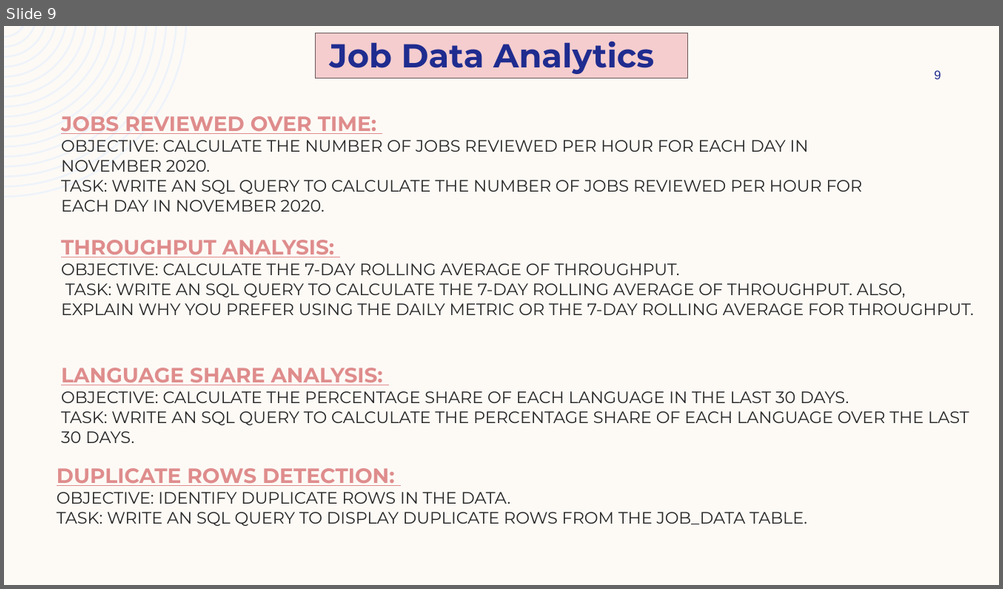
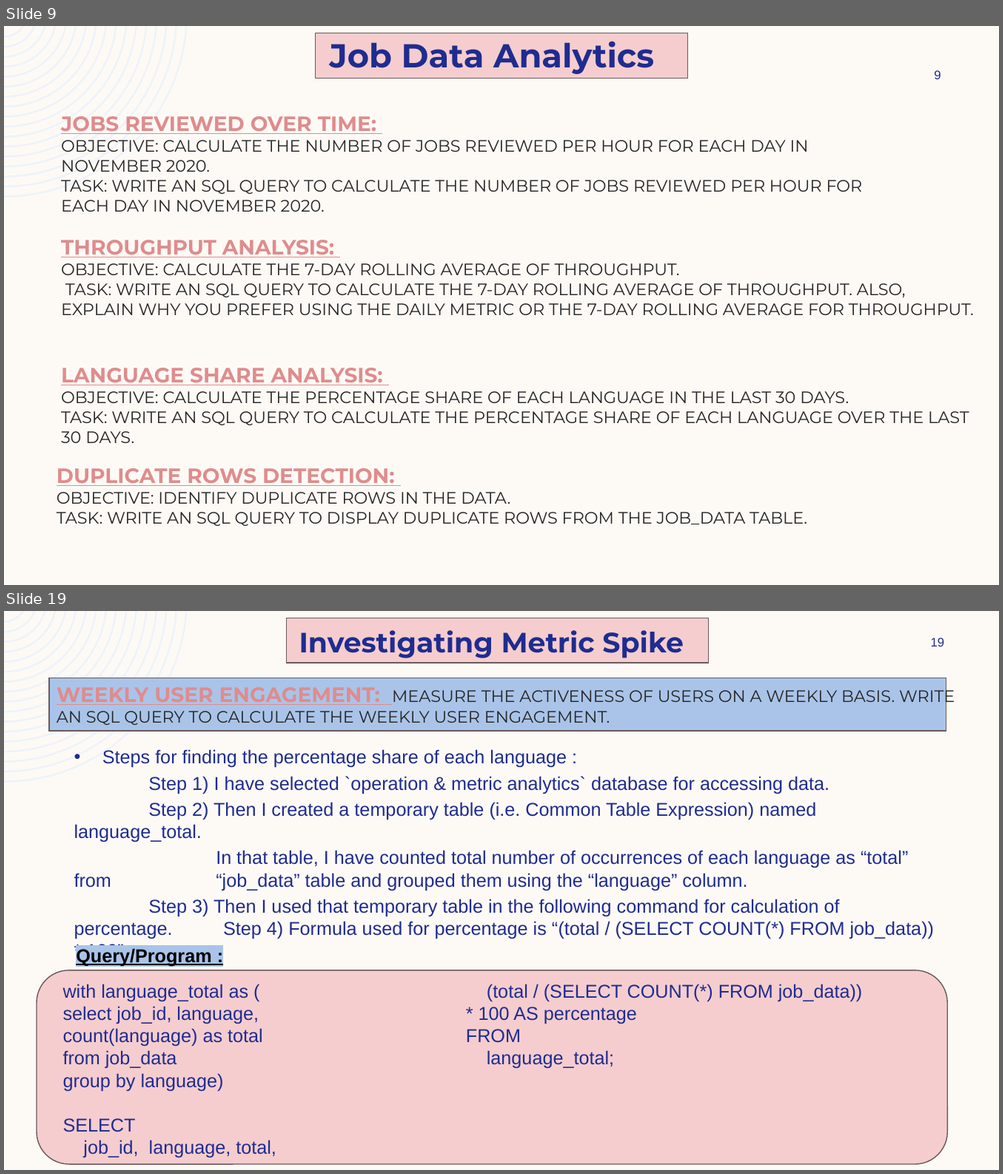
Before and after one commit to ShindeYash/Operation_and_Metric_Analytics, a slide deck: Report - Operation_and_Metric_Analytics.pptx. Shown one above the other, each under a label of ours: slide 9 before the commit, slides 9 and 19 after it; the slides between them are not shown. The pictures are 1003x589 and 1003x1174 pixels, drawn with LibreOffice and Linux fonts; fonts in the diff are those of the drawing. Boxes give left, top, right and bottom in pixels: in the first picture for what was removed or moved away, otherwise in the second. Text is boxed around its words. In the diff, an @@ line names an element or a change of style, - is before the commit and + after.

```diff
--- a/Report - Operation_and_Metric_Analytics.pptx
+++ b/Report - Operation_and_Metric_Analytics.pptx
@@ slide 19 added at (4,611,999,1170), background #FDFAF6; not listed: 1 template element that a slide beside it also shows @@
@@ rectangle added at (287,618,708,663), fill #F5CDCE, outline #6B5A5A 1 pt @@
@@ text added at (299,630,683,658), 27 pt, text #1F2C8F, bold @@
+Investigating Metric Spike
@@ page number added at (930,638,945,647), 12 pt, text #1F2C8F @@
+19
@@ rectangle added at (48,678,945,731), fill #AAC4E9, outline #6B5A5A 1 pt @@
@@ title added at (57,686,954,725), 16 pt, text #262626 @@
+WEEKLY USER ENGAGEMENT: MEASURE THE ACTIVENESS OF USERS ON A WEEKLY BASIS. WRITE AN SQL QUERY TO CALCULATE THE WEEKLY USER ENGAGEMENT.
@@ text added at (74,749,933,962), 18 pt, text #1F2C8F @@
+• Steps for finding the percentage share of each language :
+Step 1) I have selected `operation & metric analytics` database for accessing data.
+Step 2) Then I created a temporary table (i.e. Common Table Expression) named language_total.
+In that table, I have counted total number of occurrences of each language as “total” from “job_data” table and grouped them using the “language” column.
+Step 3) Then I used that temporary table in the following command for calculation of percentage. Step 4) Formula used for percentage is “(total / (SELECT COUNT(*) FROM job_data)) * 100”
@@ text added at (76,948,211,966), 18 pt, text #000000, bold, underline @@
+Query/Program :
@@ rounded rectangle added at (37,971,948,1165), fill #F5CDCE, outline #6B5A5A 1 pt @@
@@ text added at (63,984,862,1159), 18 pt, text #202C8F @@
+with language_total as (
+select job_id, language,
+count(language) as total
+from job_data
+group by language)
+SELECT
+job_id, language, total,
+(total / (SELECT COUNT(*) FROM job_data)) * 100 AS percentage
+FROM
+language_total;
```
Also in this commit, not shown: 2 slides changed, 8 other slides added, 4 other files.
